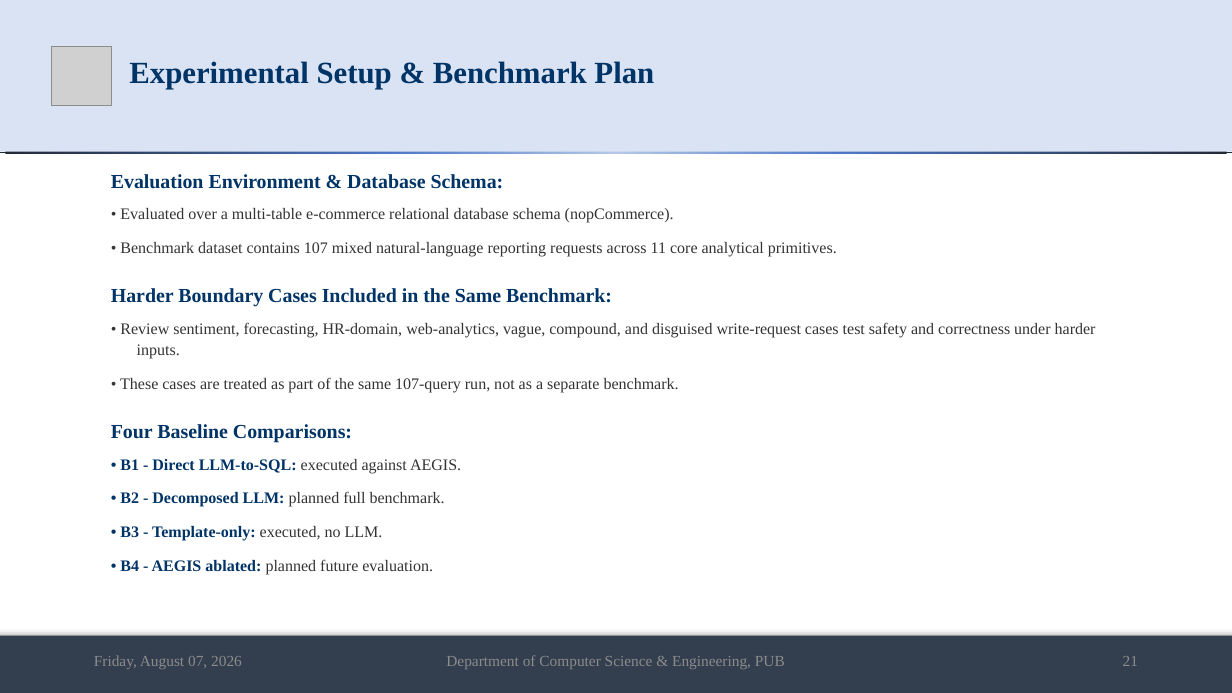
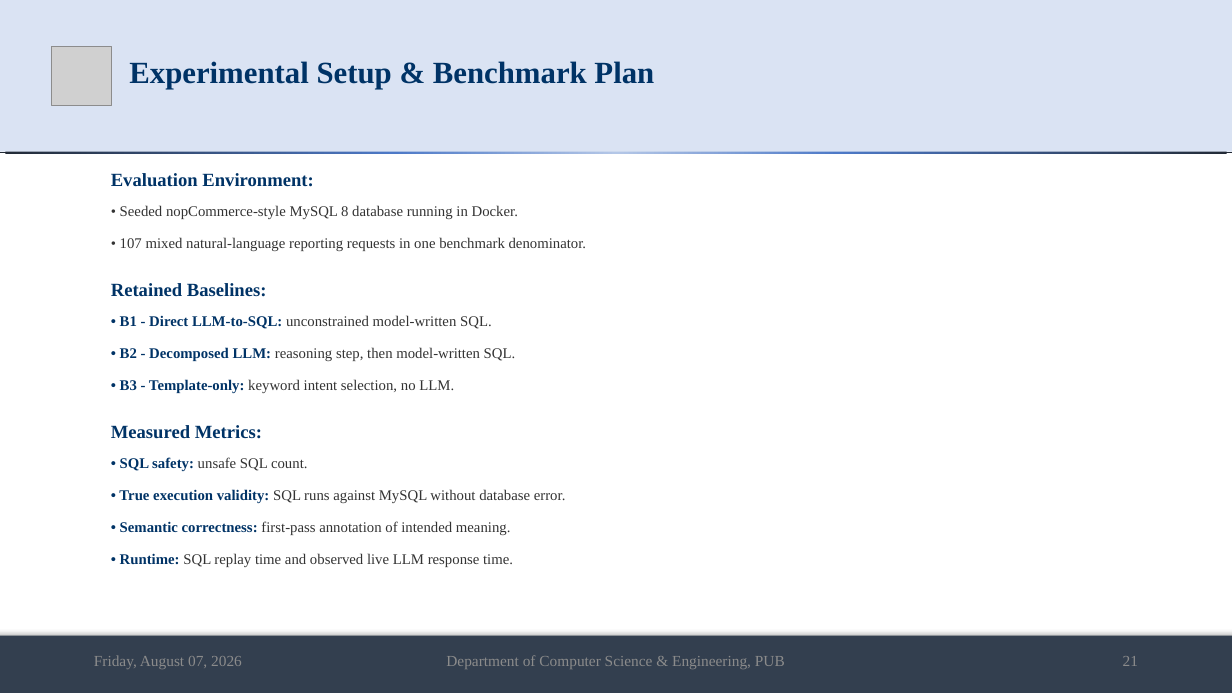
Before and after one commit to md-riaz/AEGIS-Research, a slide deck: slide 21 of docs/scripts/Md_Riaz_Mid_Defense_Final_0322310105101024.pptx. Drawn at 1232x693 pixels with LibreOffice and Linux fonts; fonts in the diff are those of the drawing; grey boxes stand for pictures. Boxes give left, top, right and bottom in pixels: in the first picture for what was removed or moved away, otherwise in the second. Text is boxed around its words. In the diff, an @@ line names an element or a change of style, - is before the commit and + after.

Commit message:
Align mid defense metrics with thesis results

```diff
--- a/docs/scripts/Md_Riaz_Mid_Defense_Final_0322310105101024.pptx
+++ b/docs/scripts/Md_Riaz_Mid_Defense_Final_0322310105101024.pptx
@@ text at bbox=[111, 173, 587, 567]: text changed; size 12.5 to 11.5 pt @@
-Evaluation Environment & Database Schema:
-• Evaluated over a multi-table e-commerce relational database schema (nopCommerce).
-• Benchmark dataset contains 107 mixed natural-language reporting requests across 11 core analytical primitives.
-Harder Boundary Cases Included in the Same Benchmark:
-• Review sentiment, forecasting, HR-domain, web-analytics, vague, compound, and disguised write-request cases test safety and correctness under harder inputs.
-• These cases are treated as part of the same 107-query run, not as a separate benchmark.
-Four Baseline Comparisons:
-• B1 - Direct LLM-to-SQL: executed against AEGIS.
-• B2 - Decomposed LLM: planned full benchmark.
-• B3 - Template-only: executed, no LLM.
-• B4 - AEGIS ablated: planned future evaluation.
+Evaluation Environment:
+• Seeded nopCommerce-style MySQL 8 database running in Docker.
+• 107 mixed natural-language reporting requests in one benchmark denominator.
+Retained Baselines:
+• B1 - Direct LLM-to-SQL: unconstrained model-written SQL.
+• B2 - Decomposed LLM: reasoning step, then model-written SQL.
+• B3 - Template-only: keyword intent selection, no LLM.
+Measured Metrics:
+• SQL safety: unsafe SQL count.
+• True execution validity: SQL runs against MySQL without database error.
+• Semantic correctness: first-pass annotation of intended meaning.
+• Runtime: SQL replay time and observed live LLM response time.
```
Also in this commit, not shown: 10 other slides changed, 2 slides added, 2 other files.
